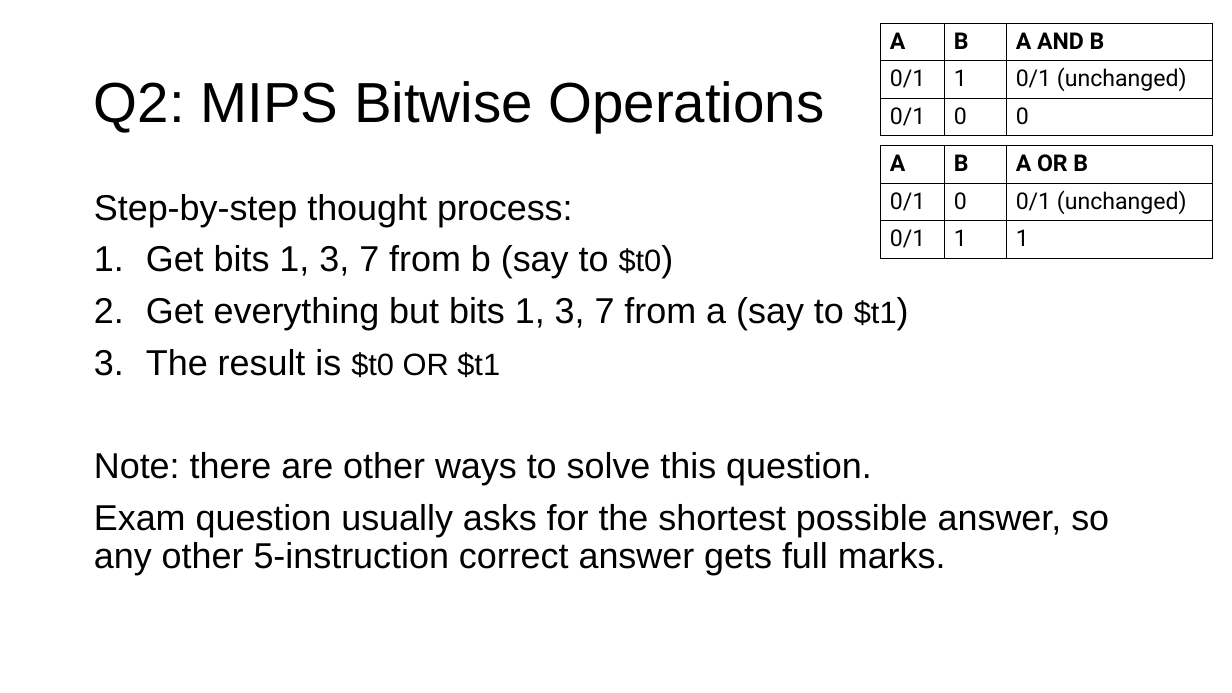
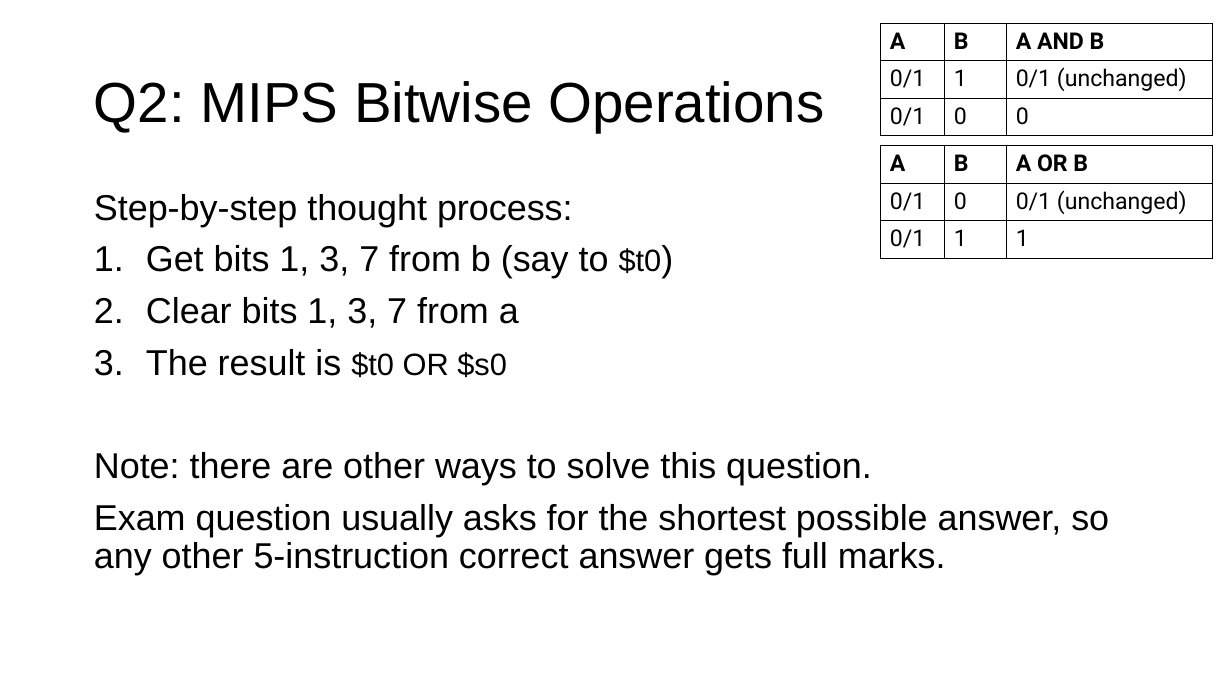
Before and after one commit to theodoreleebrant/TA-2425S1, a slide deck: slide 9 of CS2100/CS2100 Tutorial 2.pptx. Drawn at 1232x693 pixels with LibreOffice and Linux fonts; fonts in the diff are those of the drawing. Boxes give left, top, right and bottom in pixels: in the first picture for what was removed or moved away, otherwise in the second. Text is boxed around its words. In the diff, an @@ line names an element or a change of style, - is before the commit and + after.

```diff
--- a/CS2100/CS2100 Tutorial 2.pptx
+++ b/CS2100/CS2100 Tutorial 2.pptx
@@ text at box(146, 297, 519, 377): text changed @@
-2. Get everything but bits 1, 3, 7 from a (say to $t1)
-3. The result is $t0 OR $t1
+2. Clear bits 1, 3, 7 from a
+3. The result is $t0 OR $s0
```
Also in this commit, not shown: 9 other slides changed, 2 slides added.
